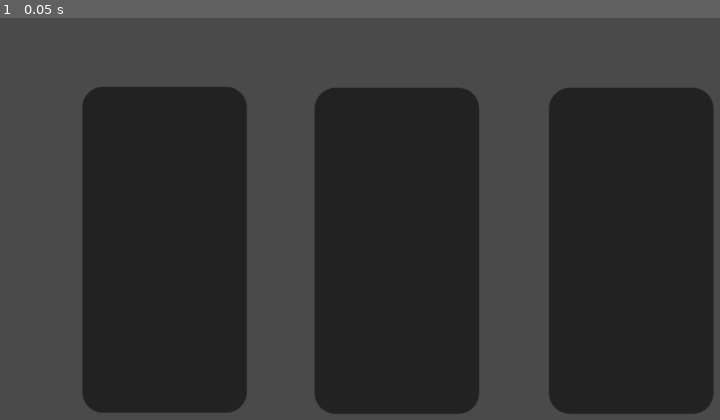
Above: before the commit, frame 1.
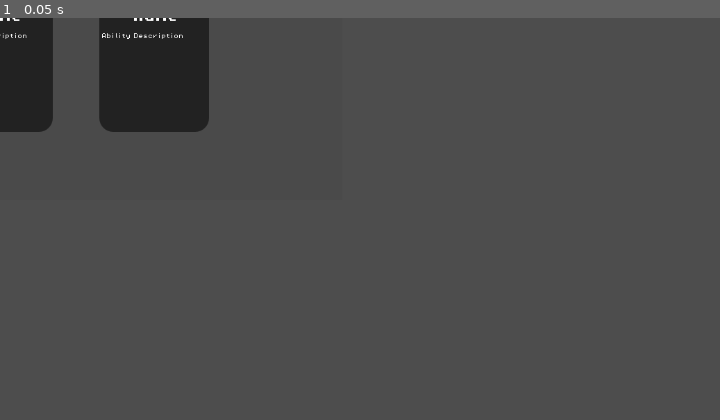
Above: after the commit, the same moment.

Repository: how0to/2d-shooter-game
Game: Godot game, scene res://Scenes/LevelUpTemplate.tscn
Two runs of this game, one before a commit and one after it. Both use one fixed random seed, a clock stepped at 60 frames per second and the inputs below. This scene is started directly instead of the project's main scene.
Inputs:
- Up to frame 1 (0.05 s): no input

The runs differ from the first frame. In frame 1, 58% of the frame differs, in the area x 0-100%, y 0-99%.

Commit message:
sync
sync

Diff:
--- a/Scenes/LevelUpTemplate.tscn
+++ b/Scenes/LevelUpTemplate.tscn
@@ -1,4 +1,7 @@
-[gd_scene load_steps=4 format=3 uid="uid://b7sfort6qr2pp"]
+[gd_scene load_steps=6 format=3 uid="uid://b7sfort6qr2pp"]
+
+[ext_resource type="FontFile" uid="uid://0jl47ou1vqwn" path="res://assets/fonts/PixelOperator8-Bold.ttf" id="1_4q10p"]
+[ext_resource type="FontFile" uid="uid://bjlmskh5nlehy" path="res://assets/fonts/PixelOperator8.ttf" id="2_u7q53"]
 
 [sub_resource type="StyleBoxFlat" id="StyleBoxFlat_h7d05"]
 bg_color = Color(0, 0, 0, 0.5294118)
@@ -29,9 +32,6 @@
 grow_horizontal = 2
 grow_vertical = 2
 
-[node name="Camera2D" type="Camera2D" parent="."]
-zoom = Vector2(1.5, 1.5)
-
 [node name="EntireThing" type="ColorRect" parent="."]
 layout_mode = 0
 offset_left = -421.0
@@ -40,7 +40,7 @@
 offset_bottom = 262.0
 color = Color(0.27387273, 0.27387273, 0.27387273, 0.4509804)
 
-[node name="ColorRect" type="Panel" parent="EntireThing"]
+[node name="Ability1" type="Panel" parent="EntireThing"]
 layout_mode = 0
 offset_left = 116.0
 offset_top = 80.0
@@ -48,7 +48,38 @@
 offset_bottom = 393.0
 theme_override_styles/panel = SubResource("StyleBoxFlat_h7d05")
 
-[node name="ColorRect2" type="Panel" parent="EntireThing"]
+[node name="AbilityName" type="Label" parent="EntireThing/Ability1"]
+texture_filter = 1
+layout_mode = 0
+offset_top = 121.0
+offset_right = 158.0
+offset_bottom = 165.0
+theme_override_fonts/font = ExtResource("1_4q10p")
+text = "Ability Name"
+horizontal_alignment = 1
+autowrap_mode = 3
+autowrap_trim_flags = 0
+
+[node name="AbilityIcon" type="TextureRect" parent="EntireThing/Ability1"]
+layout_mode = 0
+offset_left = 39.0
+offset_top = 26.0
+offset_right = 119.0
+offset_bottom = 106.0
+
+[node name="Label" type="Label" parent="EntireThing/Ability1"]
+texture_filter = 1
+layout_mode = 0
+offset_left = 1.0
+offset_top = 172.0
+offset_right = 157.0
+offset_bottom = 298.0
+theme_override_fonts/font = ExtResource("2_u7q53")
+theme_override_font_sizes/font_size = 8
+text = "Ability Description"
+autowrap_mode = 3
+
+[node name="Ability2" type="Panel" parent="EntireThing"]
 layout_mode = 0
 offset_left = 339.0
 offset_top = 81.0
@@ -56,10 +87,74 @@
 offset_bottom = 394.0
 theme_override_styles/panel = SubResource("StyleBoxFlat_rkgup")
 
-[node name="ColorRect3" type="Panel" parent="EntireThing"]
+[node name="AbilityName2" type="Label" parent="EntireThing/Ability2"]
+texture_filter = 1
+layout_mode = 0
+offset_left = 2.0
+offset_top = 120.0
+offset_right = 160.0
+offset_bottom = 164.0
+theme_override_fonts/font = ExtResource("1_4q10p")
+text = "Ability Name"
+horizontal_alignment = 1
+autowrap_mode = 3
+autowrap_trim_flags = 0
+
+[node name="AbilityIcon2" type="TextureRect" parent="EntireThing/Ability2"]
+layout_mode = 0
+offset_left = 41.0
+offset_top = 25.0
+offset_right = 121.0
+offset_bottom = 105.0
+
+[node name="Label2" type="Label" parent="EntireThing/Ability2"]
+texture_filter = 1
+layout_mode = 0
+offset_left = 3.0
+offset_top = 171.0
+offset_right = 159.0
+offset_bottom = 297.0
+theme_override_fonts/font = ExtResource("2_u7q53")
+theme_override_font_sizes/font_size = 8
+text = "Ability Description"
+autowrap_mode = 3
+
+[node name="Ability3" type="Panel" parent="EntireThing"]
 layout_mode = 0
 offset_left = 564.0
 offset_top = 81.0
 offset_right = 722.0
 offset_bottom = 394.0
 theme_override_styles/panel = SubResource("StyleBoxFlat_4q10p")
+
+[node name="AbilityName3" type="Label" parent="EntireThing/Ability3"]
+texture_filter = 1
+layout_mode = 0
+offset_left = 2.0
+offset_top = 120.0
+offset_right = 160.0
+offset_bottom = 164.0
+theme_override_fonts/font = ExtResource("1_4q10p")
+text = "Ability Name"
+horizontal_alignment = 1
+autowrap_mode = 3
+autowrap_trim_flags = 0
+
+[node name="AbilityIcon3" type="TextureRect" parent="EntireThing/Ability3"]
+layout_mode = 0
+offset_left = 41.0
+offset_top = 25.0
+offset_right = 121.0
+offset_bottom = 105.0
+
+[node name="Label3" type="Label" parent="EntireThing/Ability3"]
+texture_filter = 1
+layout_mode = 0
+offset_left = 3.0
+offset_top = 171.0
+offset_right = 159.0
+offset_bottom = 297.0
+theme_override_fonts/font = ExtResource("2_u7q53")
+theme_override_font_sizes/font_size = 8
+text = "Ability Description"
+autowrap_mode = 3
--- a/Scripts/player.gd
+++ b/Scripts/player.gd
@@ -6,6 +6,8 @@
 @onready var ScoreLabel: Label = $Control/Label
 
 @export var StartingAbilities: Array[AbilityData] = [preload("uid://ob8a14jt6xfa")]
+
+signal LevelUpChoiceMade(choice)
 
 const SPEED = 120.0
 const BulletSpeed = 1000
@@ -23,6 +25,7 @@
 var AnimSpeed = 0.125
 var xp = 0
 var ReqXp = 100
+var WaitForLevelUpInput := false
 var AbilitySlots := {"Main": null, "Secondary": null, "Utility": null}
 var PassiveAbilities: Array[AbilityData] = []
 var AbilityTimers := {}
@@ -38,6 +41,15 @@
 		RegisterAbility(Ability)
 
 func _input(Event: InputEvent) -> void:
+	if WaitForLevelUpInput:
+		if Event.is_action_pressed("Select1"):
+			LevelUpChoiceMade.emit(1)
+		elif Event.is_action_pressed("Select2"):
+			LevelUpChoiceMade.emit(2)
+		elif Event.is_action_pressed("Select3"):
+			LevelUpChoiceMade.emit(3)
+		return # prevent normal gameplay input while paused
+
 	if Event.is_action_pressed("Main"):
 		print("Main pressed")
 		TriggerSlot("Main")
@@ -97,6 +109,7 @@
 
 func LevelUp():
 	level += 1
+	var AbilityTemplate = preload("uid://b7sfort6qr2pp")
 	get_tree().paused = true
 
 func InvButtonPressed():
--- a/project.godot
+++ b/project.godot
@@ -78,3 +78,18 @@
 "events": [Object(InputEventMouseButton,"resource_local_to_scene":false,"resource_name":"","device":-1,"window_id":0,"a …(258 unchanged characters)…
 ]
 }
+Select1={
+"deadzone": 0.2,
+"events": [Object(InputEventKey,"resource_local_to_scene":false,"resource_name":"","device":-1,"window_id":0,"alt_pressed":false,"shift_pressed":false,"ctrl_pressed":false,"meta_pressed":false,"pressed":false,"keycode":0,"physical_keycode":65,"key_label":0,"unicode":97,"location":0,"echo":false,"script":null)
+]
+}
+Select2={
+"deadzone": 0.2,
+"events": [Object(InputEventKey,"resource_local_to_scene":false,"resource_name":"","device":-1,"window_id":0,"alt_pressed":false,"shift_pressed":false,"ctrl_pressed":false,"meta_pressed":false,"pressed":false,"keycode":0,"physical_keycode":87,"key_label":0,"unicode":119,"location":0,"echo":false,"script":null)
+]
+}
+Select3={
+"deadzone": 0.2,
+"events": [Object(InputEventKey,"resource_local_to_scene":false,"resource_name":"","device":-1,"window_id":0,"alt_pressed":false,"shift_pressed":false,"ctrl_pressed":false,"meta_pressed":false,"pressed":false,"keycode":0,"physical_keycode":68,"key_label":0,"unicode":100,"location":0,"echo":false,"script":null)
+]
+}
